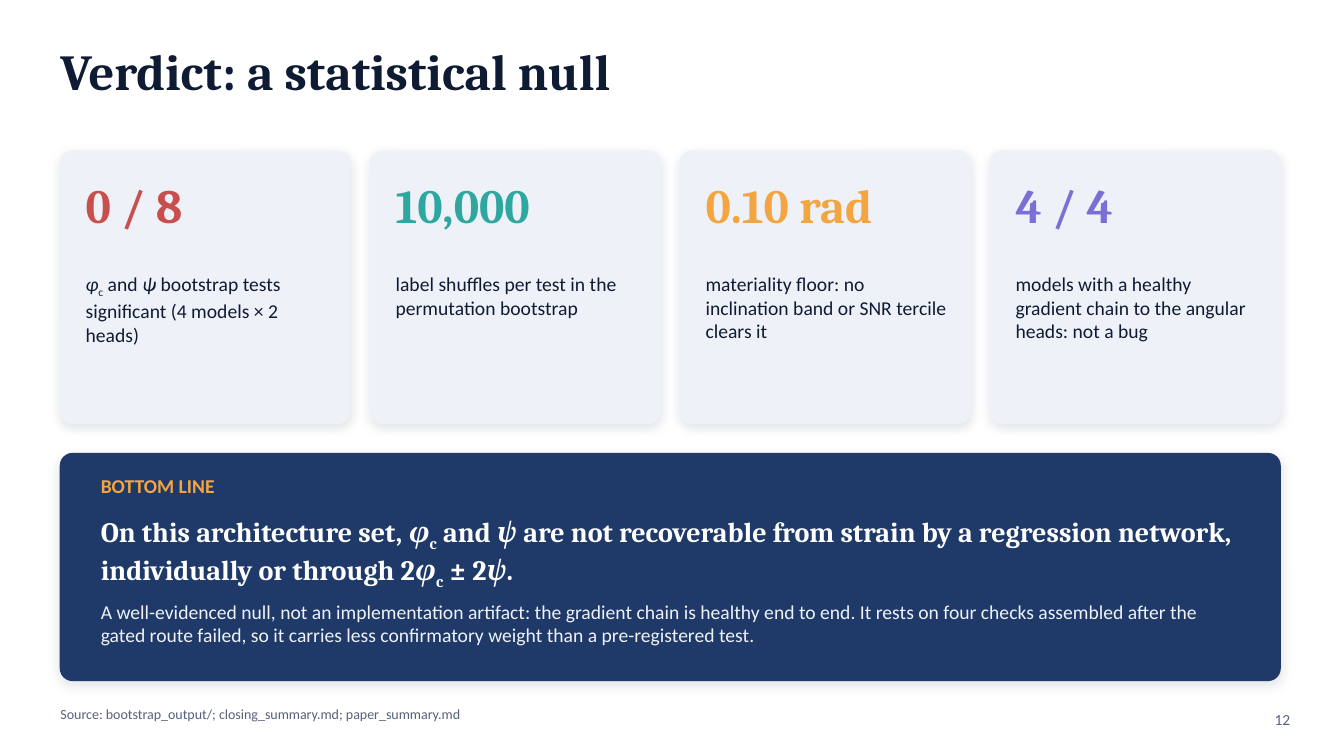
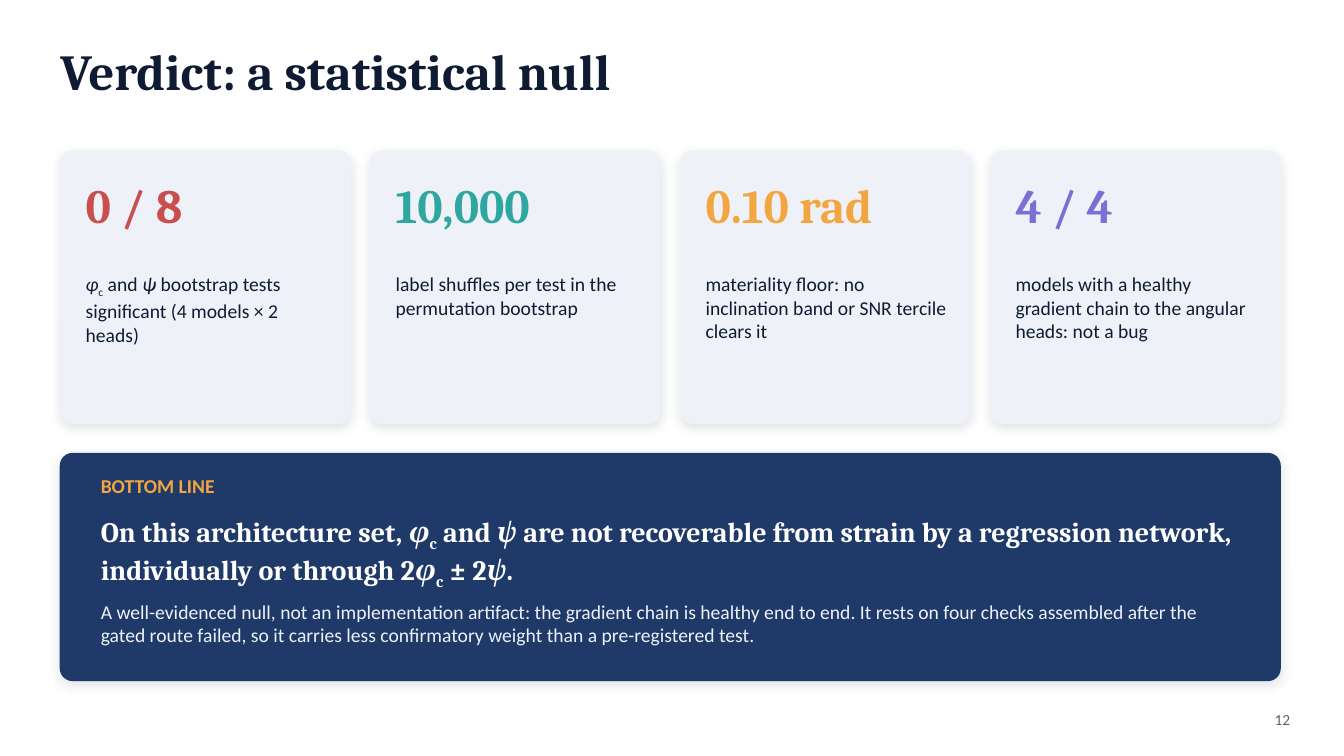
Before and after one commit to syedalimohsinbukhari/ml_practice_v2, a slide deck: slide 12 of experiments/phic_psi_poc-redo/phic_psi_presentation.pptx. Drawn at 1344x756 pixels with LibreOffice and Linux fonts; fonts in the diff are those of the drawing. Boxes give left, top, right and bottom in pixels: in the first picture for what was removed or moved away, otherwise in the second. Text is boxed around its words. In the diff, an @@ line names an element or a change of style, - is before the commit and + after.

```diff
--- a/experiments/phic_psi_poc-redo/phic_psi_presentation.pptx
+++ b/experiments/phic_psi_poc-redo/phic_psi_presentation.pptx
@@ text removed at (60,709,460,722) @@
-Source: bootstrap_output/; closing_summary.md; paper_summary.md
```
Also in this commit, not shown: 14 other slides changed, 2 other files.
